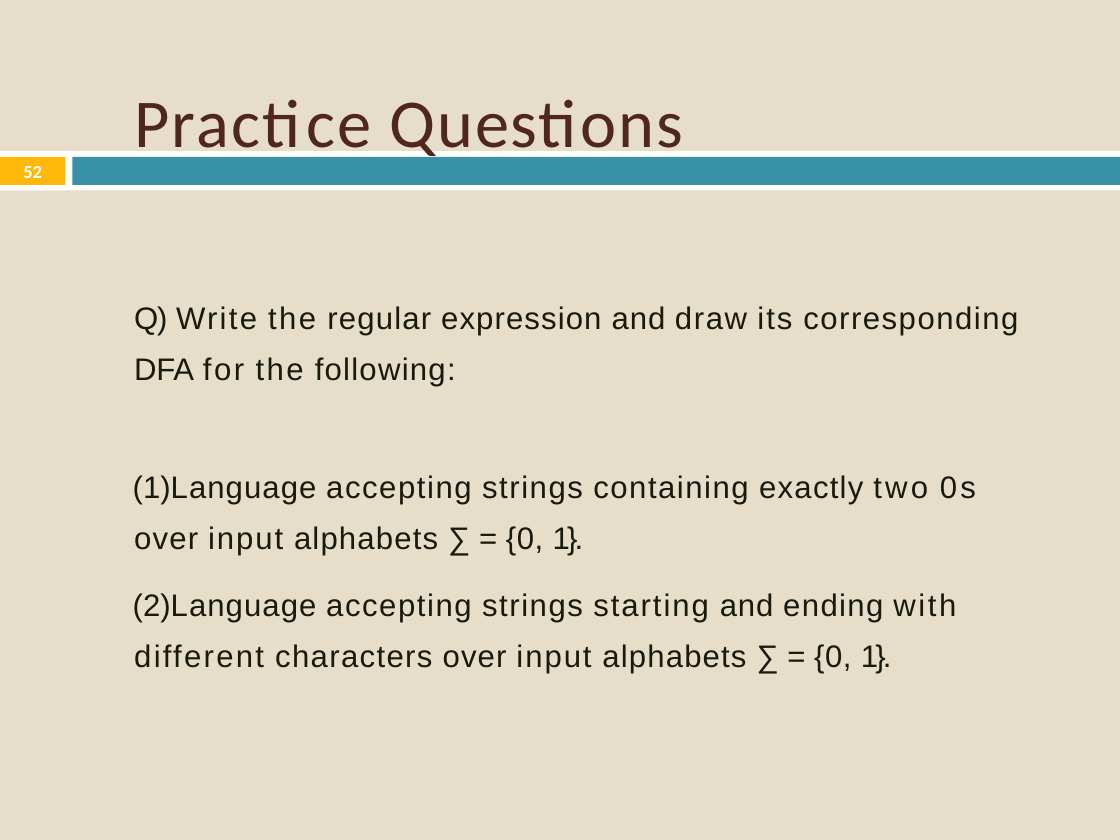
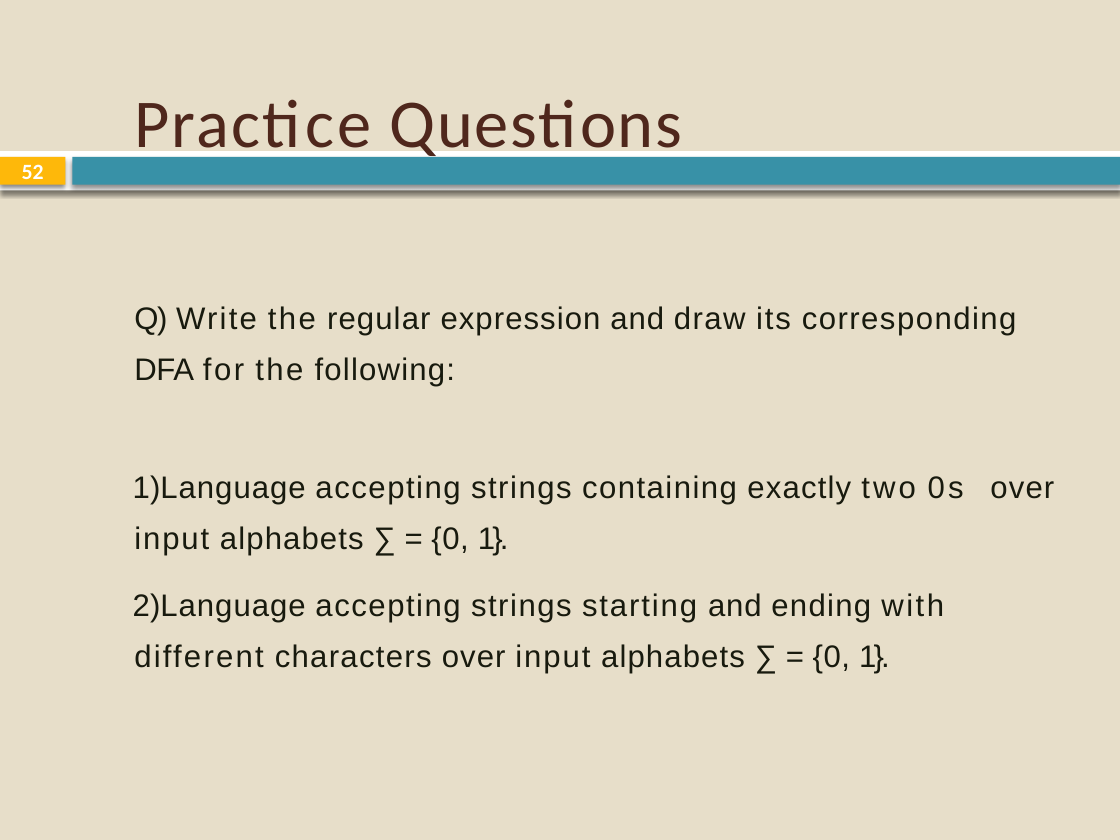
Before and after one commit to sabin-thapa/KUCE18-Sem7, a slide deck: slide 52 of Compiler Design/CE/2. Lexical Analysis.pptx. Drawn at 1120x840 pixels with LibreOffice and Linux fonts; fonts in the diff are those of the drawing. Boxes give left, top, right and bottom in pixels: in the first picture for what was removed or moved away, otherwise in the second. Text is boxed around its words. In the diff, an @@ line names an element or a change of style, - is before the commit and + after.

```diff
--- a/Compiler Design/CE/2. Lexical Analysis.pptx
+++ b/Compiler Design/CE/2. Lexical Analysis.pptx
@@ page number at (x1=22, y1=164, x2=44, y2=186): size 11.9 to 14 pt @@
@@ shadow on in 3 elements at (x1=0, y1=151, x2=1120, y2=190), (x1=0, y1=157, x2=65, y2=185), (x1=73, y1=157, x2=1120, y2=185) @@
@@ text "Q) Write the regular expression ..." at (x1=133, y1=306, x2=1054, y2=673): letter spacing 1.6 to 1.5 pt in "the the"; letter spacing 0.8 to 0.7 pt in "regular", "over alphabets", "over alphabets"; letter spacing 0.7 to 0.6 pt in "Language", "Language"; bullet (1) to 1) @@
```
Also in this commit, not shown: 104 other slides changed, 17 other files.
